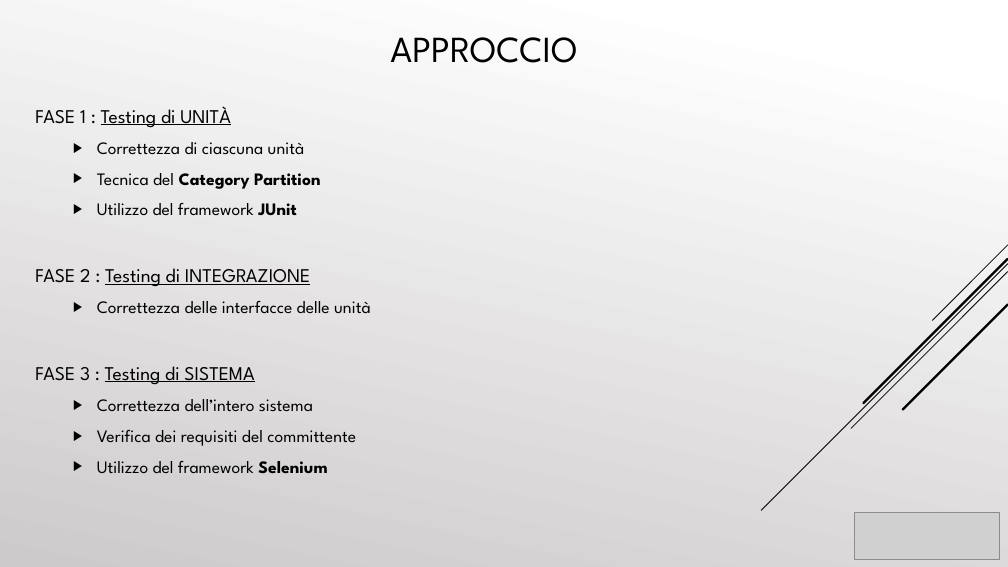
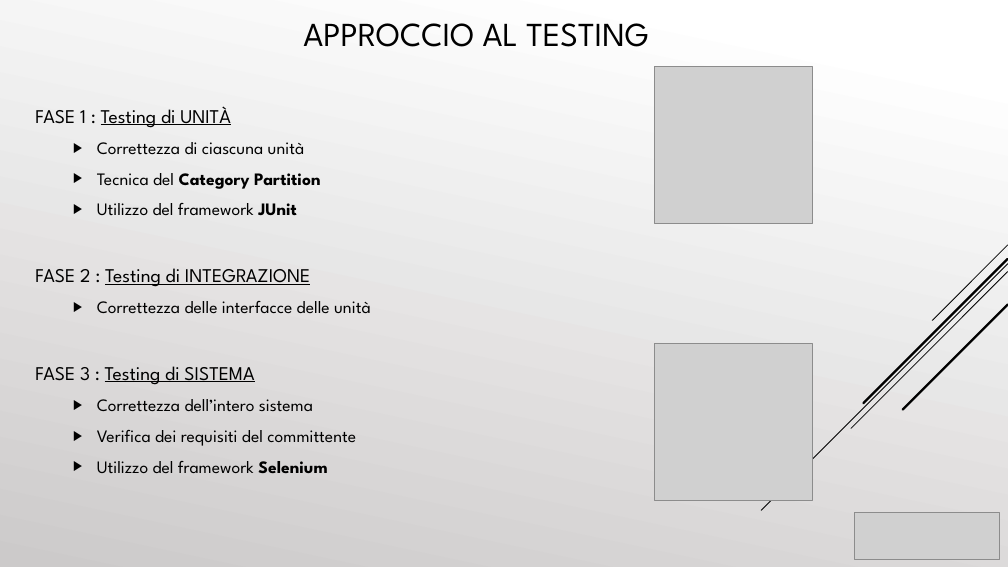
Before and after one commit to cosimob28/GamesHub, a slide deck: slide 48 of Work in progress/Presentazione/GamesHub.pptx. Drawn at 1008x567 pixels with LibreOffice and Linux fonts; fonts in the diff are those of the drawing; grey boxes stand for pictures. Boxes give left, top, right and bottom in pixels: in the first picture for what was removed or moved away, otherwise in the second. Text is boxed around its words. In the diff, an @@ line names an element or a change of style, - is before the commit and + after.

```diff
--- a/Work in progress/Presentazione/GamesHub.pptx
+++ b/Work in progress/Presentazione/GamesHub.pptx
@@ text at box(303, 23, 649, 47): text changed; size 35 to 32 pt @@
-APPROCCIO
+APPROCCIO AL TESTING
@@ picture added at box(655, 67, 812, 224) @@
@@ picture added at box(655, 343, 812, 501) @@
```
Also in this commit, not shown: 44 other slides changed, 8 slides added, 5 slides removed.
